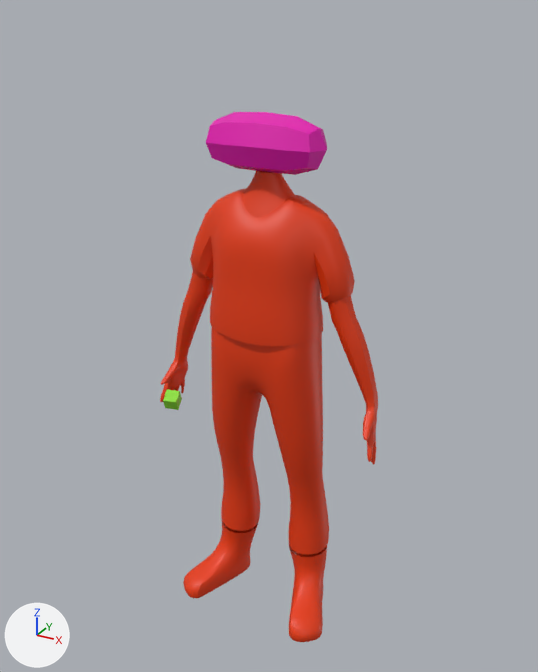
One commit to the FBX model Assets/Models/charendend.fbx: the scene before it, then after it.
One viewpoint serves both versions: a 50 mm camera at (1.138, -2.032, 2.138) aimed at (-0.011, 0.058, 1.093). The axes (+X, +Y, +Z) are drawn at lower left. The lights are the same throughout. The first picture is the older version. Where no turn or scale is listed for an object, it has been applied to the vertices.

Names of what the first picture shows: 'Cube', 'cam' and 1 more.
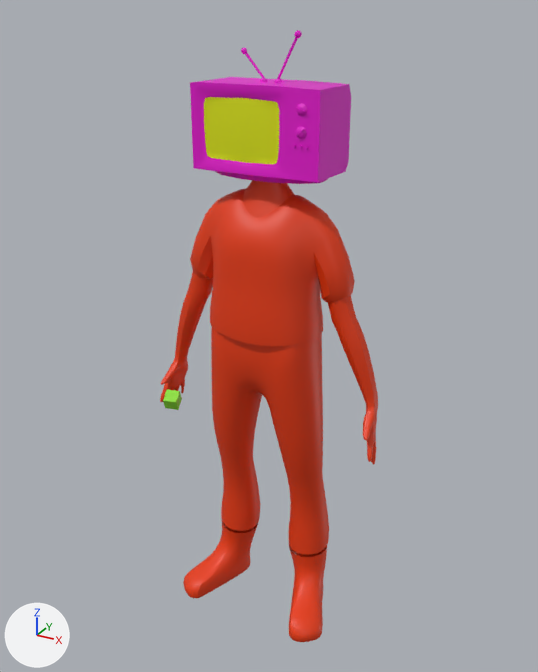
Where the change shows, as pixel boxes [x1, y1, x2, y2] in the pictures (538 x 672 px):
'Cube.002', added: after [190, 30, 351, 184]
    faces in mat_material (pink #e702cf): [190, 30, 351, 184]
    faces in mat_material_001 (yellow #dfe700): [204, 97, 279, 164]
'cam', deleted (pink): before [206, 112, 327, 175]

Diff of the bpy script that builds the scene:
```diff
--- a/Assets/Models/charendend.fbx.py
+++ b/Assets/Models/charendend.fbx.py
@@ mat_material @@
+mat_material = principled_material('Material')
+mat_material.base_color = (0.8, 0.000561, 0.623)  # pink #e702cf
@@ mat_material_001 @@
+mat_material_001 = principled_material('Material.001')
+mat_material_001.base_color = (0.735, 0.801, 0.0)  # yellow #dfe700
@@ me_cube_008_1 @@
+me_cube_008_1.from_pydata(...)  # 433 vertices, 391 faces; spans x -0.217..0.218, y -0.073..0.261, z 1.654..2.081
+# faces by material slot: [375, 16]
+me_cube_008_1.materials.append(mat_material)  # pink #e702cf
+me_cube_008_1.materials.append(mat_material_001)  # yellow #dfe700
@@ ob_cam @@
-ob_cam = bpy.data.objects.new('cam', me_cube_008)
-ob_cam.location = (0.0, 0.0, 0.0)
@@ ob_cube_002 @@
+ob_cube_002 = bpy.data.objects.new('Cube.002', me_cube_008_1)
+ob_cube_002.location = (0.0, 0.0, 0.0)
```
